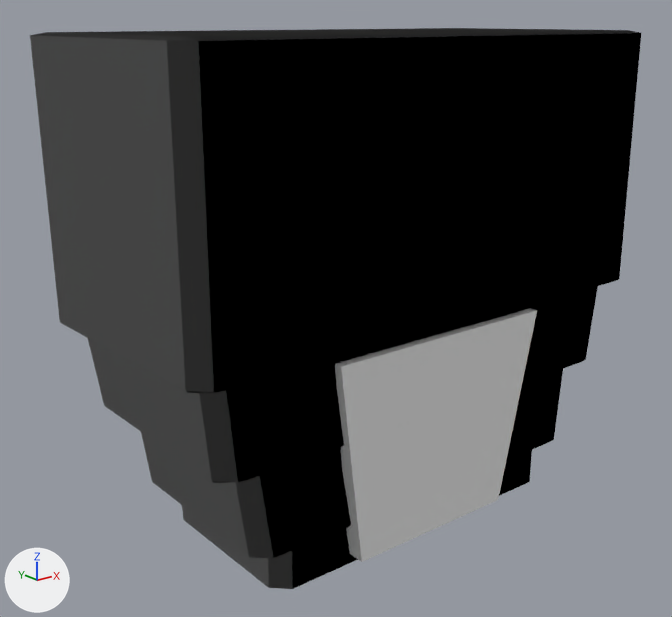
A saved change to the OBJ model CG_Demo/CG_Demo/Assets/Model_OBJ/Chest.obj.
Before and after are seen from a 50 mm camera at (-33.61, -3.84, 4.86) aimed at (-30.48, 0.08, 3.29). Lighting does not change. The marker at lower left points along +X, +Y and +Z. Where no turn or scale is listed for an object, it has been applied to the vertices.

The first picture shows 'Chest'.
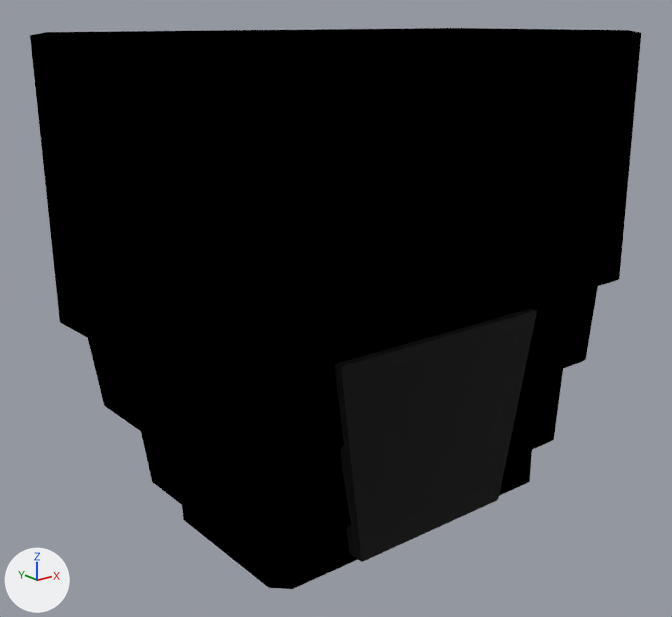
Boxes (x1, y1, x2, y2) around the edits, measured in the pictures (672 x 617 px):
'Chest', recoloured: (30, 28, 637, 589) in both

The change in detail:
Material 'pasted__aiStandardSurface8SG' (mat_pasted__aistandardsurface8sg) changes colour from white #e7e7e7 to black #000000; in linear values from (0.8, 0.8, 0.8) to (0.0, 0.0, 0.0).
Material 'aiStandardSurface8SG' (mat_aistandardsurface8sg) changes colour from white #e7e7e7 to black #000000; in linear values from (0.8, 0.8, 0.8) to (0.0, 0.0, 0.0).
